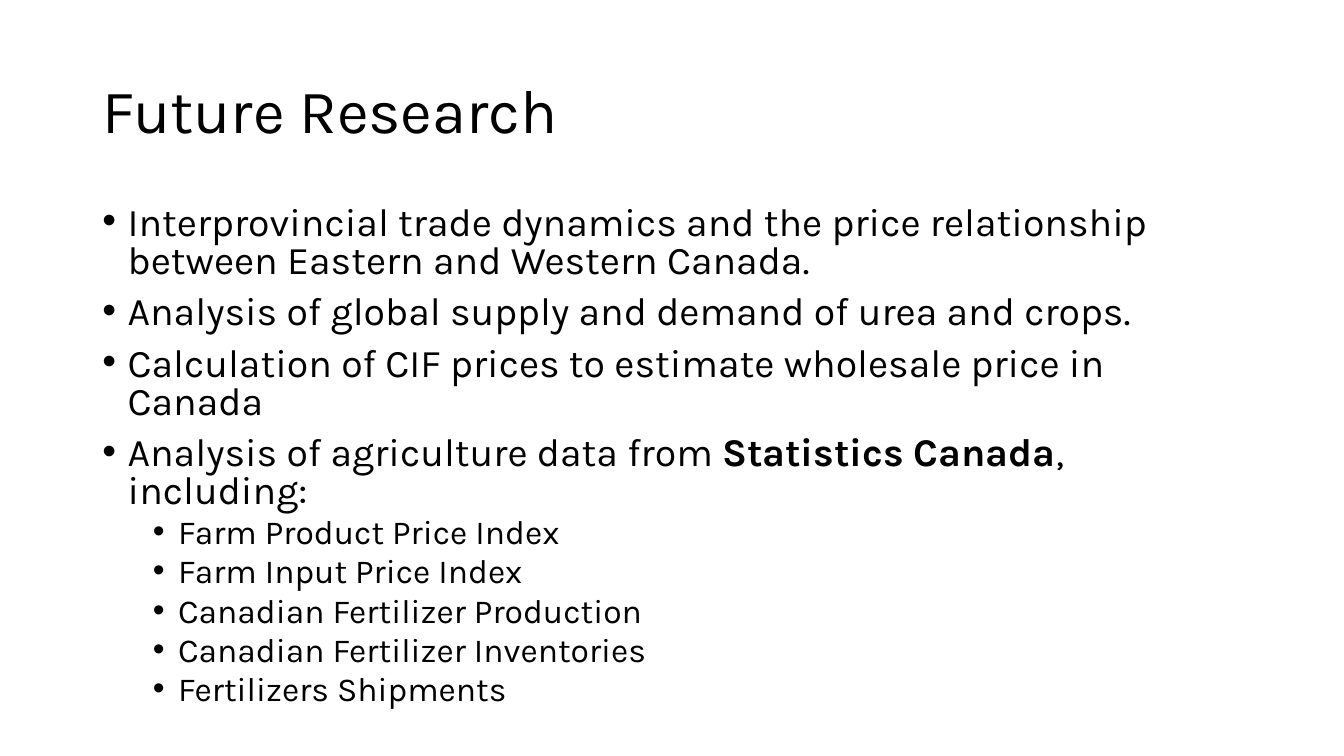
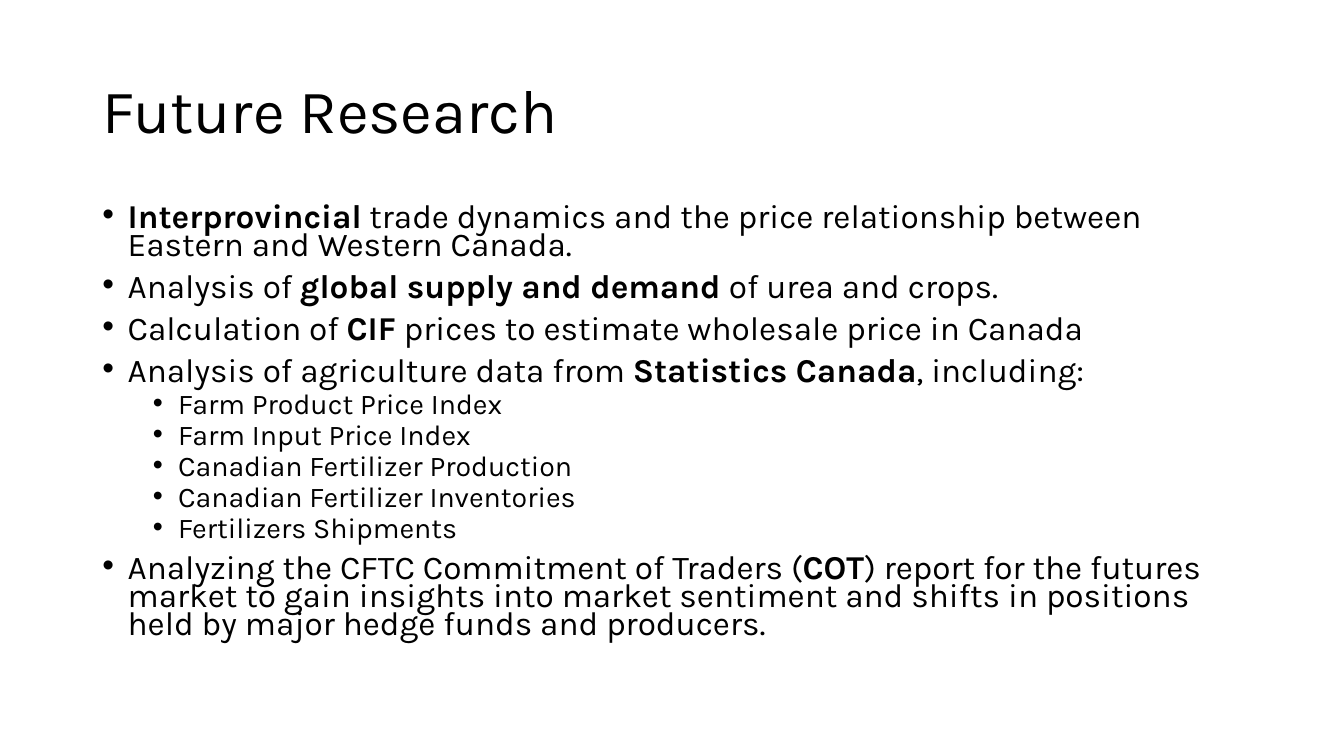
Before and after one commit to mahdi-ghafarian/time-series, a slide deck: slide 30 of borderland/2-urea/presentation/urea.pptx (slide 21 before the commit). Drawn at 1344x756 pixels with LibreOffice and Linux fonts; fonts in the diff are those of the drawing. Boxes give left, top, right and bottom in pixels: in the first picture for what was removed or moved away, otherwise in the second. Text is boxed around its words. In the diff, an @@ line names an element or a change of style, - is before the commit and + after.

```diff
--- a/borderland/2-urea/presentation/urea.pptx
+++ b/borderland/2-urea/presentation/urea.pptx
@@ text at (128,204,1142,545): size 28 to 23.8 pt in "Interprovincial trade dynamics and the price relationship ...", "Analysis of global supply and demand of ...", "Calculation of CIF prices to estimate wholesale ...", "Analysis of agriculture data from Statistics Canada, ..."; bold on in "Interprovincial", "global supply and demand", "CIF"; size 24 to 20.4 pt in "Farm Product Price Index", "Farm Input Price Index", "Canadian Fertilizer Production", "Canadian Fertilizer Inventories" and 1 more places; line spacing 0.8 to 0.7 @@
@@ text at (128,555,1201,643): paragraph added @@
+• Analyzing the CFTC Commitment of Traders (COT) report for the futures market to gain insights into market sentiment and shifts in positions held by major hedge funds and producers.
```
Also in this commit, not shown: 7 other slides changed, 10 slides added, 1 slide removed, 5 other files.
